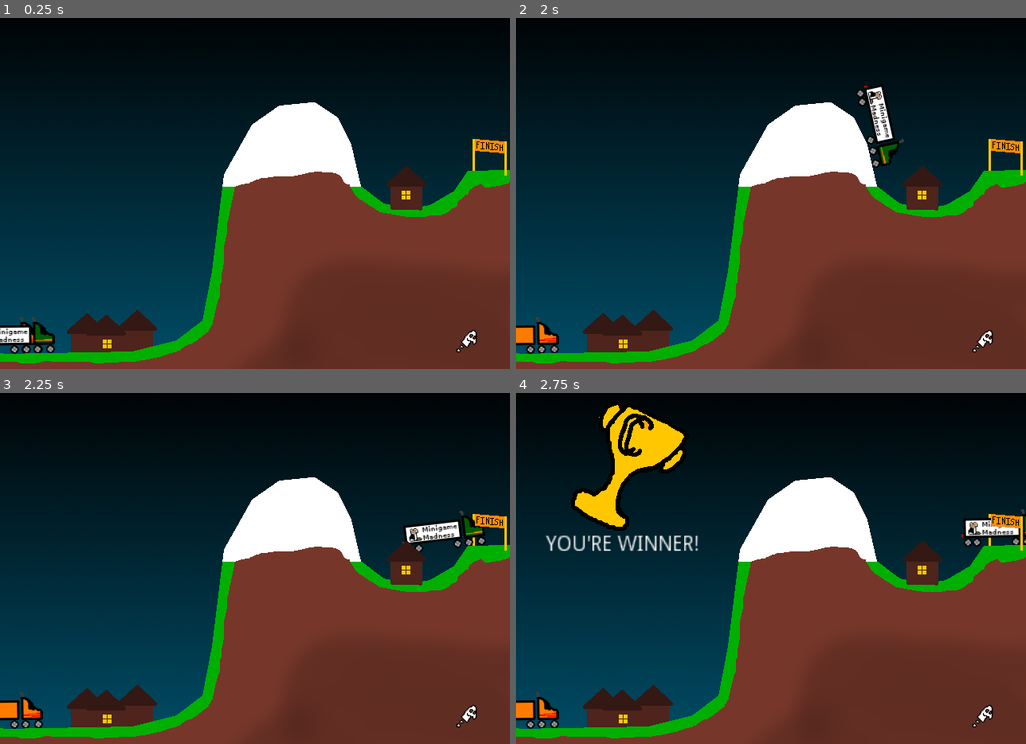
Above: before the commit, frames 1-4 (two rows, left to right).
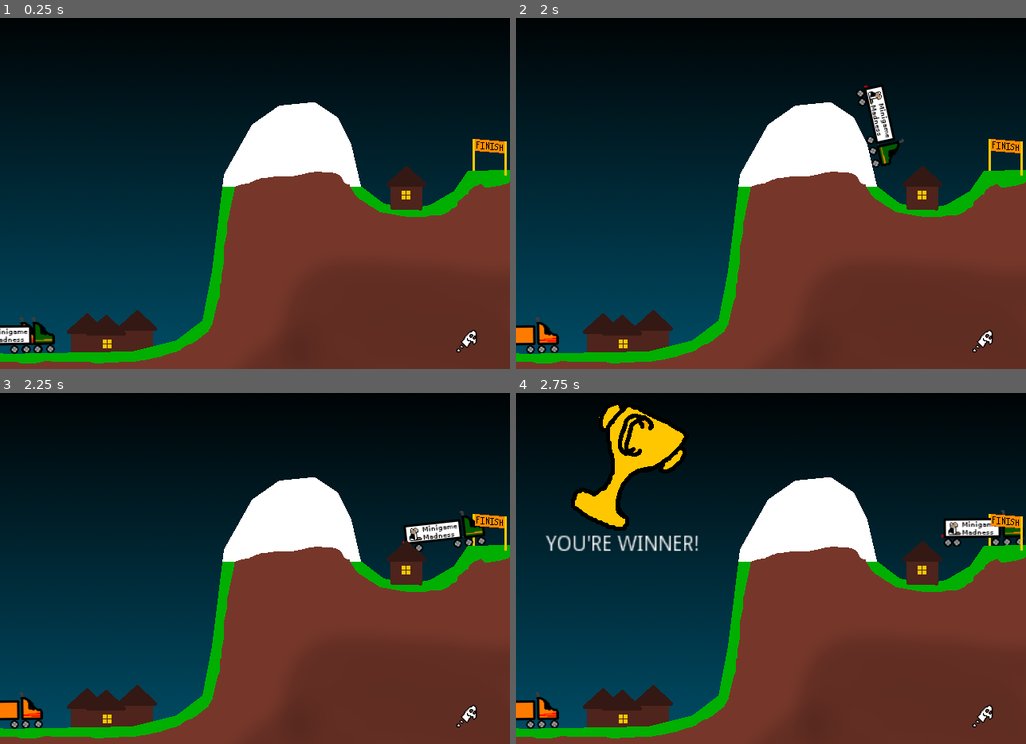
Above: after the commit, the same moments.

Repository: swashdev/minigame-madness
Game: Godot game, scene res://mini/big_rigs/big_rig_minigame.tscn
Two runs of this game, one before a commit and one after it. Both use one fixed random seed, a clock stepped at 60 frames per second and the inputs below. This scene is started directly instead of the project's main scene.
Inputs:
- Up to frame 1 (0.25 s): no input
- Up to frame 2 (2 s): tap Enter at 0.5 s; hold Space (action) 0.53-1.28 s; hold Right (move_right) from 0.53 s (still down); tap Up (move_up) at 0.77, 1.52 s; tap Space (action) at 1.35 s
- Up to frame 3 (2.25 s): release Right (move_right) at 2.03 s; hold Left (move_left) from 2.03 s (still down); hold Space (action) from 2.03 s (still down)
- Up to frame 4 (2.75 s): keep holding Left (move_left); keep holding Space (action)

Frames 1-2 are identical in both runs. In frame 3, 0.2% of the frame differs, in the area x 78-96%, y 35-46%; in frame 4, 0.8%, in the area x 83-100%, y 33-44%.

Commit message:
[BIGRIG] adjust the last point in the RigPath.
Drawing back the last point on RigPath puts the player in a more
visually pleasing position at the end of the game.

Diff:
--- a/mini/big_rigs/big_rig_minigame.tscn
+++ b/mini/big_rigs/big_rig_minigame.tscn
@@ -10,7 +10,7 @@
 
 [sub_resource type="Curve2D" id=1]
 _data = {
-"points": PoolVector2Array( 0, 0, 0, 0, 1.82016, 463.291, 0, …(362 unchanged characters)…  0, 0, 0, 0, 589.001, 234, 0, 0, 0, 0, 641.001, 233 )
+"points": PoolVector2Array( 0, 0, 0, 0, 1.82016, 463.291, 0, …(362 unchanged characters)…  0, 0, 0, 0, 589.001, 234, 0, 0, 0, 0, 615.77, 233.697 )
 }
 
 [node name="BigRigMinigame" type="Node2D"]
